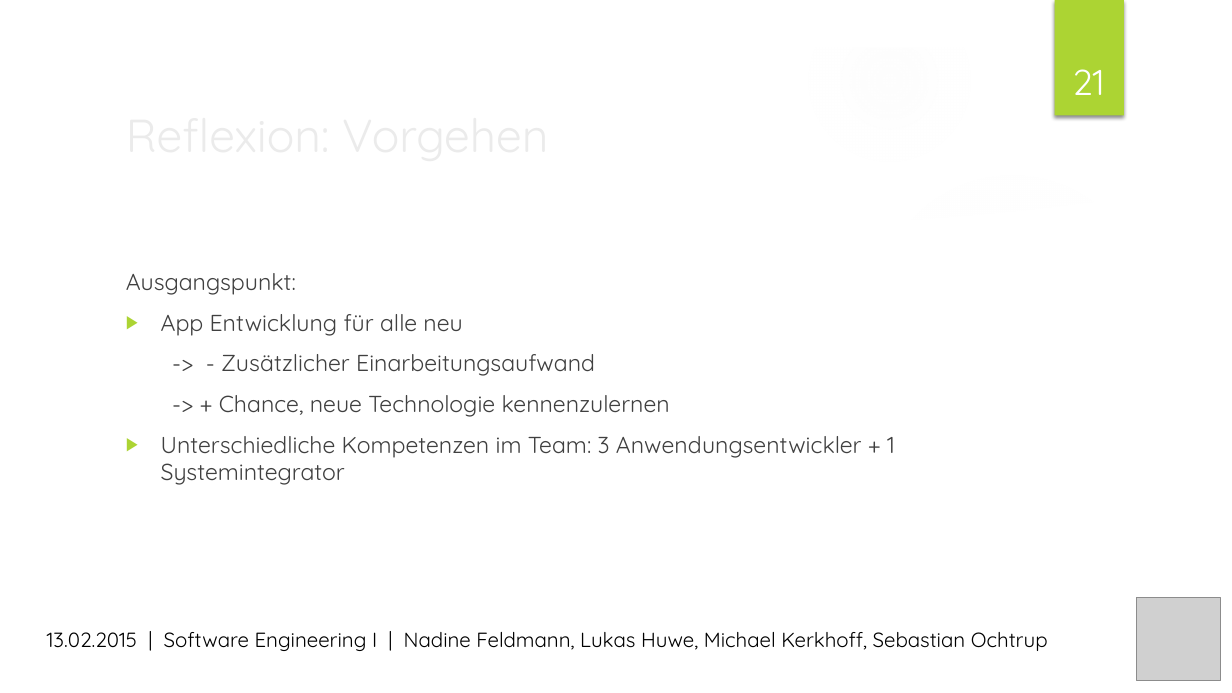
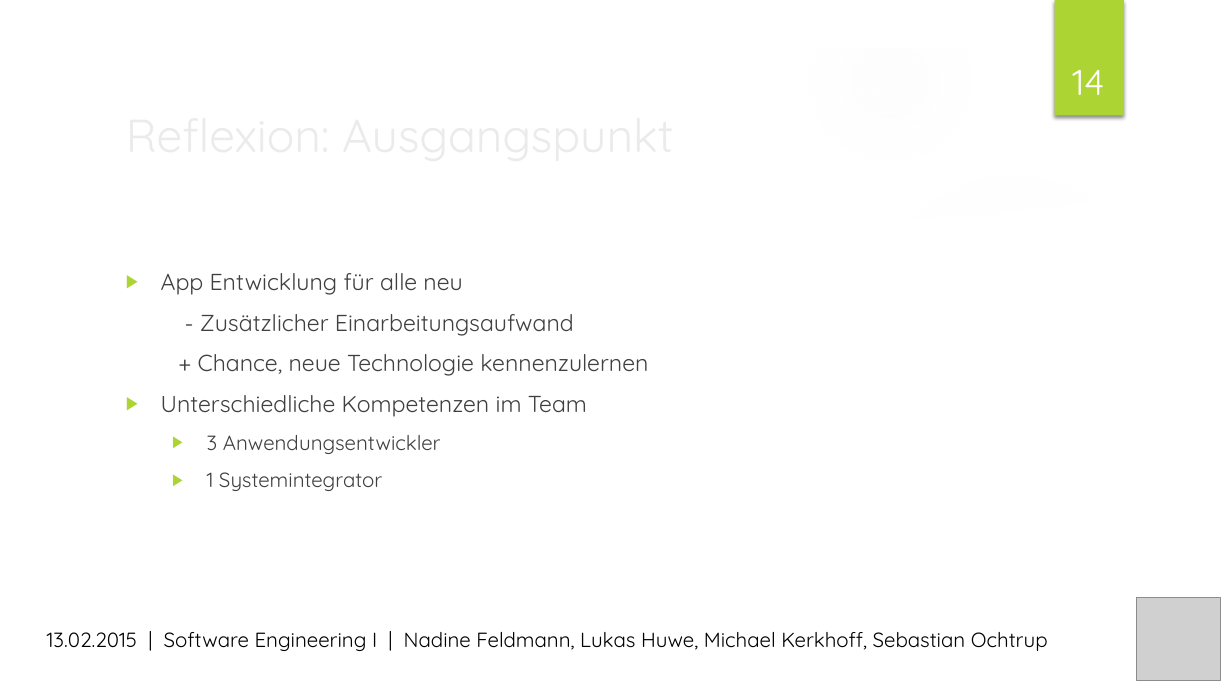
Before and after one commit to MrXXX92/pwsafe, a slide deck: slide 14 of Dokumentation/PWSafe Präsentation.pptx (slide 21 before the commit). Drawn at 1232x693 pixels with LibreOffice and Linux fonts; fonts in the diff are those of the drawing; grey boxes stand for pictures; background and template pictures are left out. Boxes give left, top, right and bottom in pixels: in the first picture for what was removed or moved away, otherwise in the second. Text is boxed around its words. In the diff, an @@ line names an element or a change of style, - is before the commit and + after.

```diff
--- a/Dokumentation/PWSafe Präsentation.pptx
+++ b/Dokumentation/PWSafe Präsentation.pptx
@@ page number at box(1072, 70, 1104, 95): text changed @@
-21
+14
@@ title at box(116, 98, 1002, 169): text changed @@
-Reflexion: Vorgehen
+Reflexion: Ausgangspunkt
@@ text at box(126, 273, 296, 295): paragraph removed @@
-Ausgangspunkt:
@@ text at box(161, 314, 648, 491): text changed @@
--> - Zusätzlicher Einarbeitungsaufwand
--> + Chance, neue Technologie kennenzulernen
-▶ Unterschiedliche Kompetenzen im Team: 3 Anwendungsentwickler + 1 Systemintegrator
+- Zusätzlicher Einarbeitungsaufwand
++ Chance, neue Technologie kennenzulernen
+▶ Unterschiedliche Kompetenzen im Team
+  ▶ 3 Anwendungsentwickler
+  ▶ 1 Systemintegrator
```
Also in this commit, not shown: 12 other slides changed, 7 slides removed.
